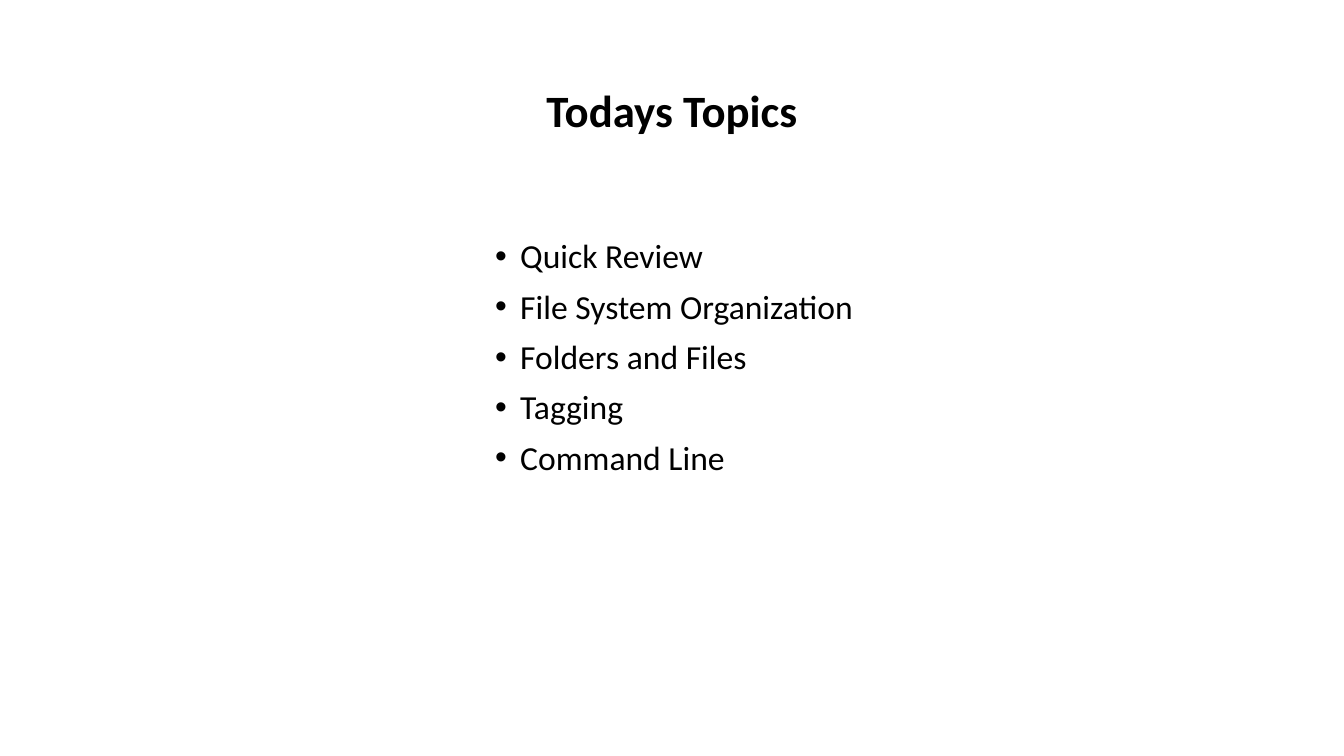
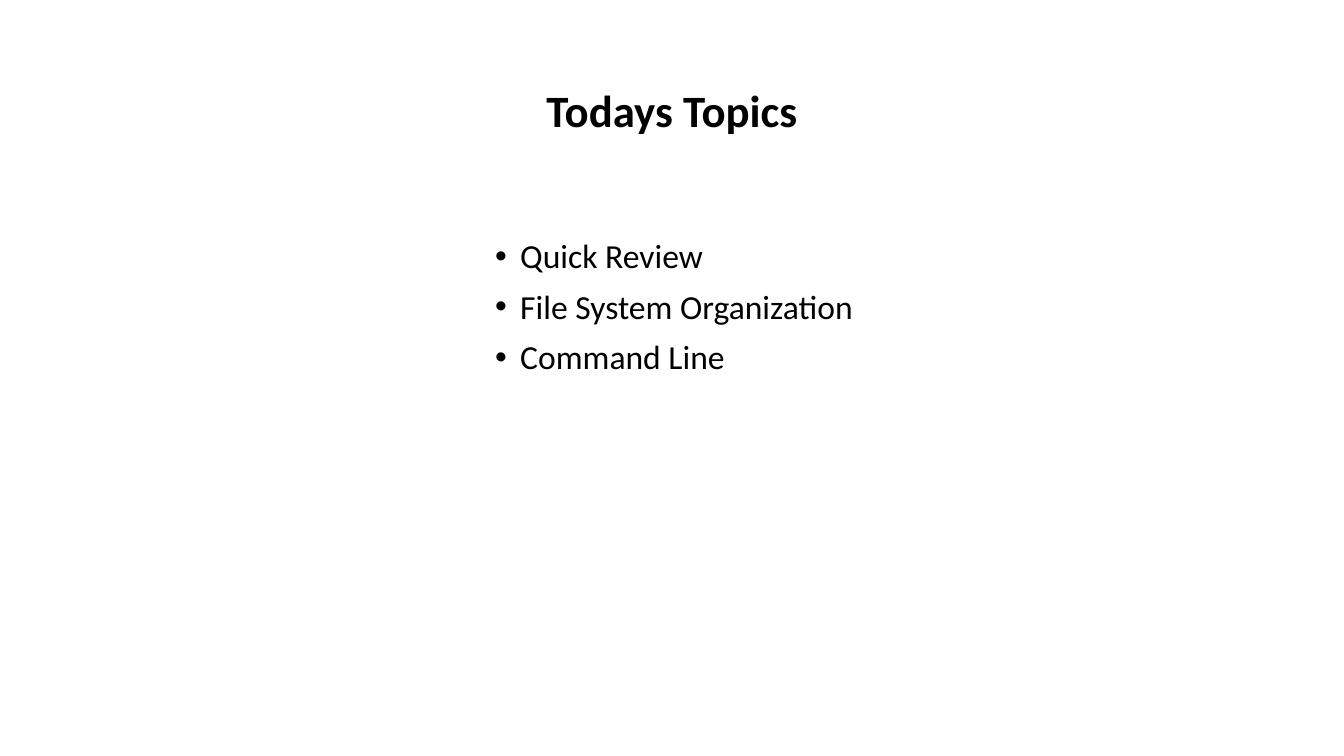
Before and after one commit to tibbben/teaching.data.literacy, a slide deck: slide 2 of UM_DataManagementClass/Lessons/04/04_FirstMeeting.pptx. Drawn at 1344x756 pixels with LibreOffice and Linux fonts; fonts in the diff are those of the drawing. Boxes give left, top, right and bottom in pixels: in the first picture for what was removed or moved away, otherwise in the second. Text is boxed around its words. In the diff, an @@ line names an element or a change of style, - is before the commit and + after.

```diff
--- a/UM_DataManagementClass/Lessons/04/04_FirstMeeting.pptx
+++ b/UM_DataManagementClass/Lessons/04/04_FirstMeeting.pptx
@@ text at (520, 345, 747, 425): paragraphs removed @@
-• Folders and Files
-• Tagging
```
Also in this commit, not shown: 6 other slides changed, 1 slide added, 1 other file.
